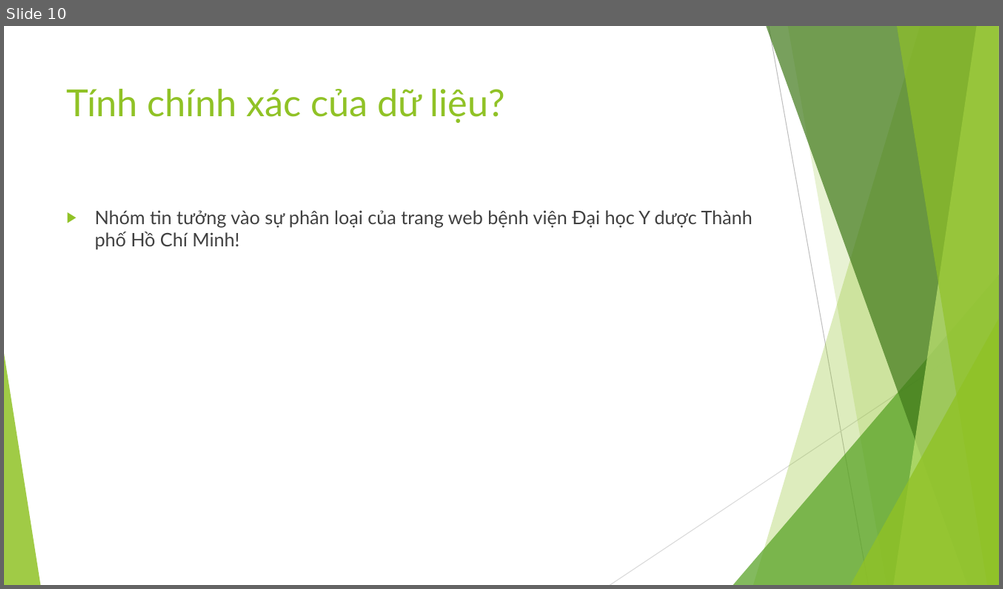
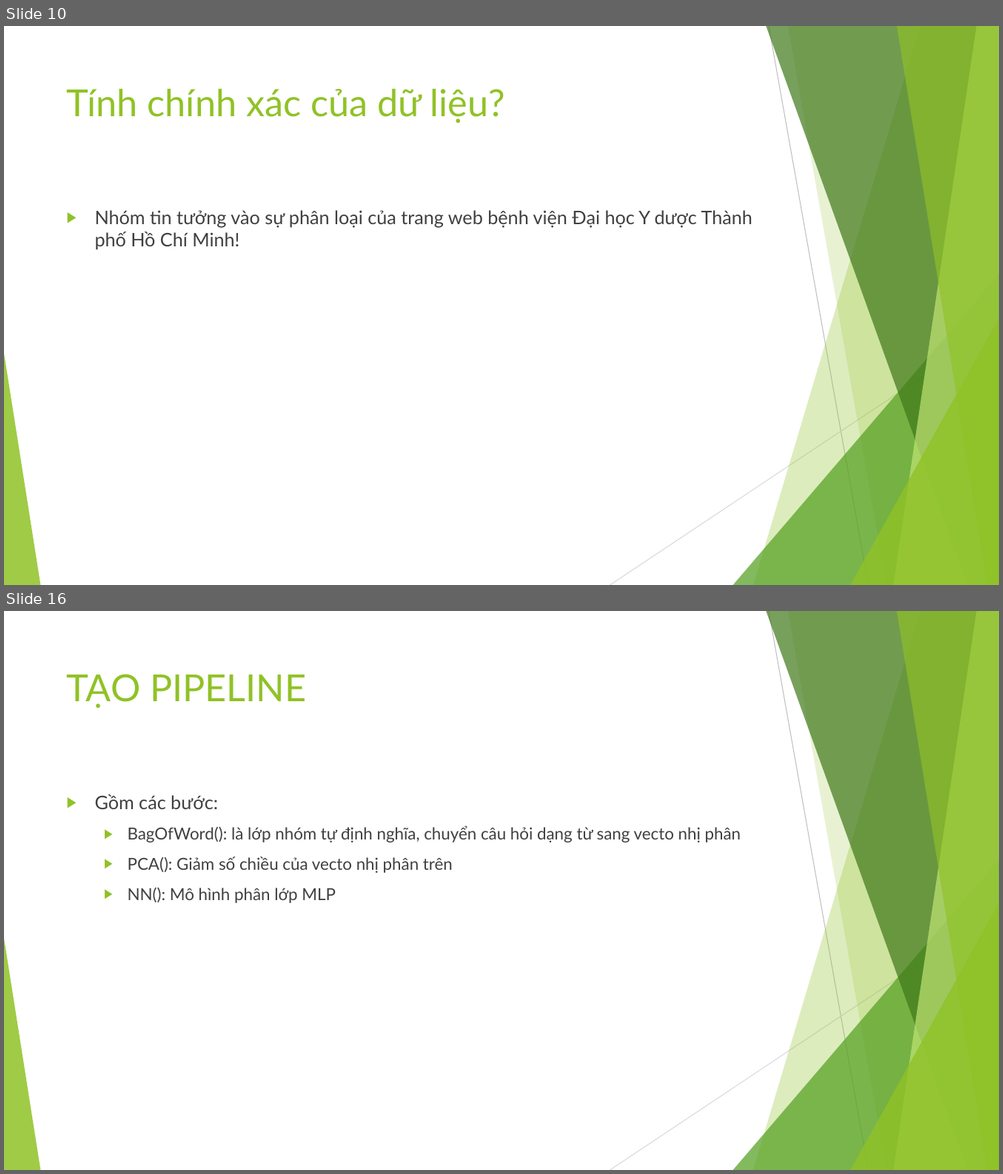
Before and after one commit to NhanCode/DataScienceFinalProject, a slide deck: DACK_Slide.pptx. Shown one above the other, each under a label of ours: slide 10 before the commit, slides 10 and 16 after it; the slides between them are not shown. The pictures are 1003x589 and 1003x1174 pixels, drawn with LibreOffice and Linux fonts; fonts in the diff are those of the drawing. Boxes give left, top, right and bottom in pixels: in the first picture for what was removed or moved away, otherwise in the second. Text is boxed around its words. In the diff, an @@ line names an element or a change of style, - is before the commit and + after.

```diff
--- a/DACK_Slide.pptx
+++ b/DACK_Slide.pptx
@@ slide 16 added at (4,611,999,1170), background #FFFFFF; not listed: 10 template elements that a slide beside it also shows @@
@@ title added at (67,674,306,708), 36 pt, text #90C226 @@
+TẠO PIPELINE
@@ text added at (95,795,741,903), 16 pt, text #404040 @@
+▶ Gồm các bước:
+  ▶ BagOfWord(): là lớp nhóm tự định nghĩa, chuyển câu hỏi dạng từ sang vecto nhị phân
+  ▶ PCA(): Giảm số chiều của vecto nhị phân trên
+  ▶ NN(): Mô hình phân lớp MLP
```
Also in this commit, not shown: 4 slides changed, 8 other slides added, 1 other file.
